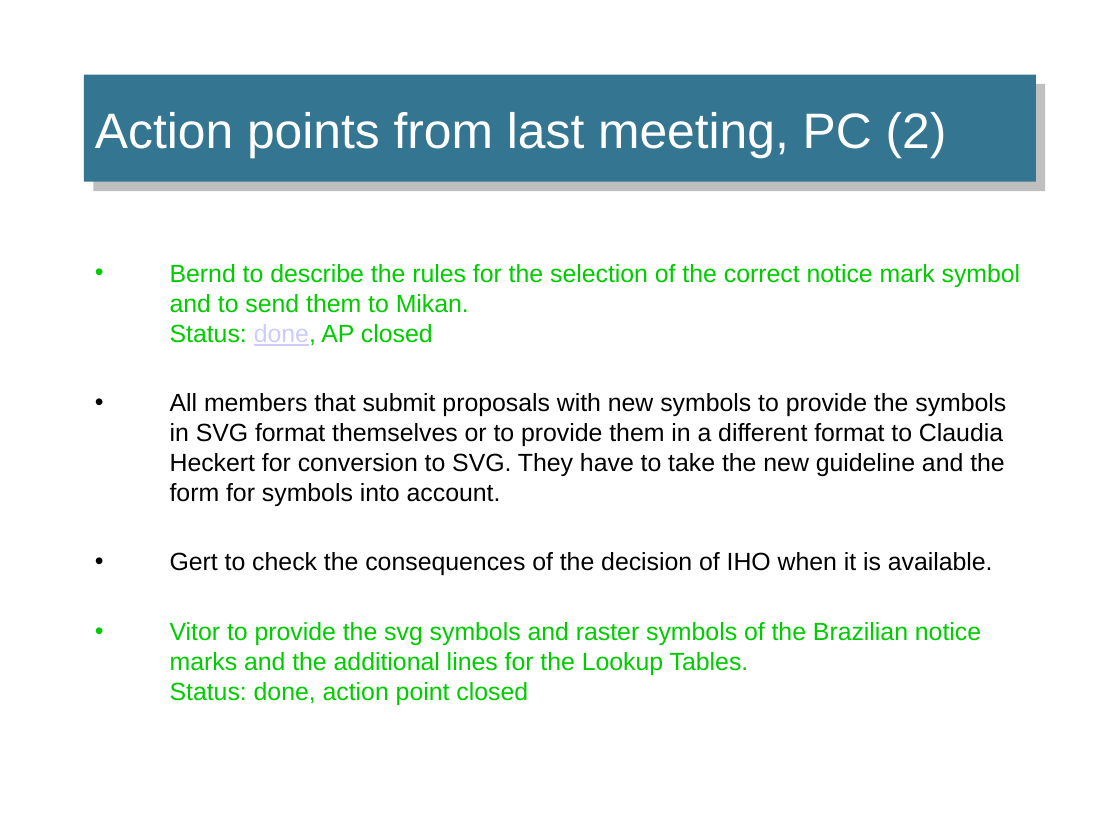
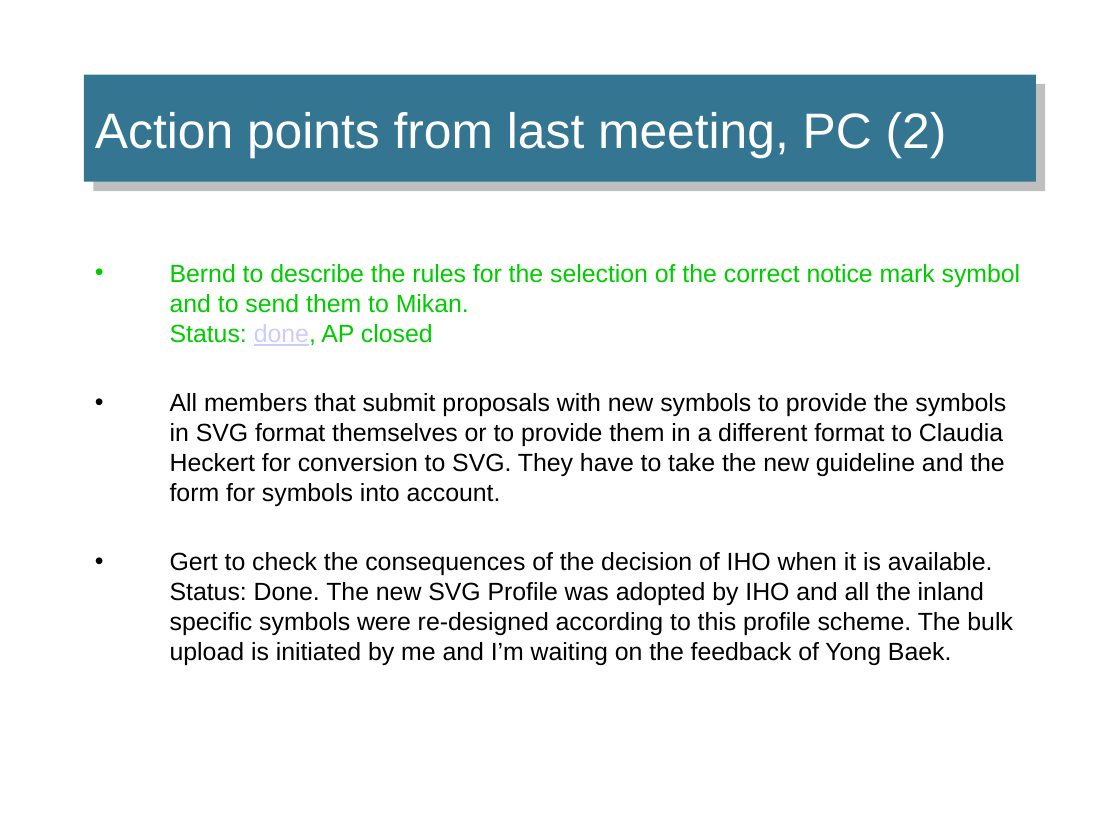
Before and after one commit to IEHG/IEHG-Meeting-2024, a slide deck: slide 85 of IEHG_2024.pptx. Drawn at 1120x840 pixels with LibreOffice and Linux fonts; fonts in the diff are those of the drawing; background and template pictures are left out. Boxes give left, top, right and bottom in pixels: in the first picture for what was removed or moved away, otherwise in the second. Text is boxed around its words. In the diff, an @@ line names an element or a change of style, - is before the commit and + after.

```diff
--- a/IEHG_2024.pptx
+++ b/IEHG_2024.pptx
@@ text at bbox=[170, 552, 1013, 665]: text changed; text colour #00CC00 to #000000 @@
-• Gert to check the consequences of the decision of IHO when it is available.
-• Vitor to provide the svg symbols and raster symbols of the Brazilian notice marks and the additional lines for the Lookup Tables.
-  Status: done, action point closed
+• Gert to check the consequences of the decision of IHO when it is available.
+  Status: Done. The new SVG Profile was adopted by IHO and all the inland specific symbols were re-designed according to this profile scheme. The bulk upload is initiated by me and I’m waiting on the feedback of Yong Baek.
```
Also in this commit, not shown: 5 other slides changed, 1 other file.
